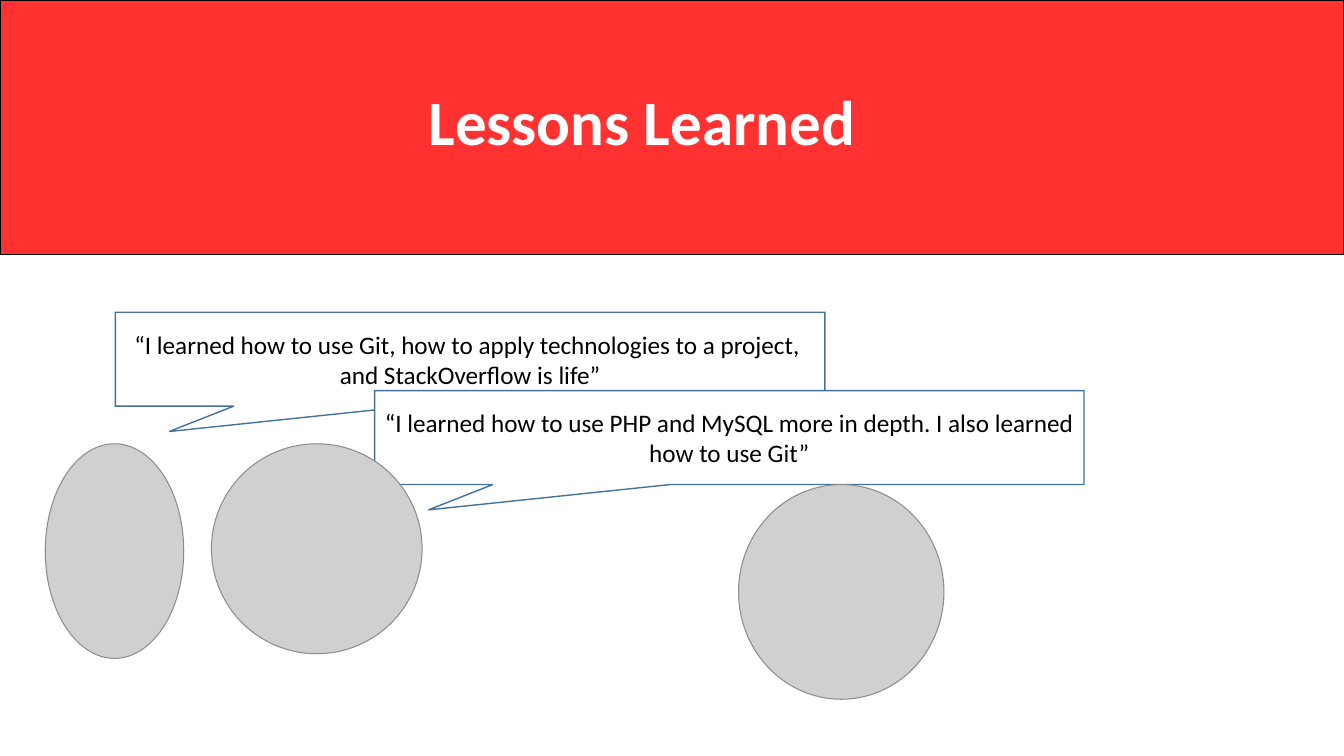
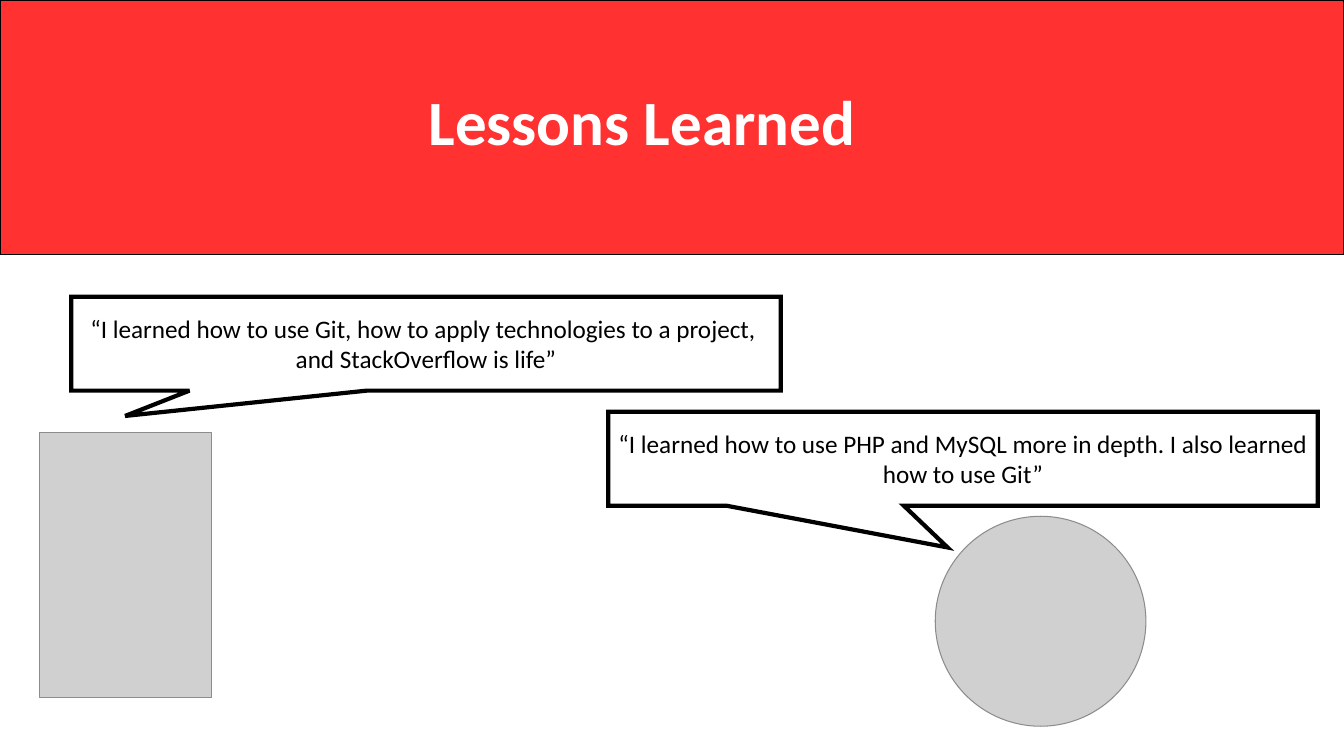
Before and after one commit to CarolynAnn/WebSysGroup4, a slide deck: slide 16 of final_presentation.pptx (slide 17 before the commit). Drawn at 1344x756 pixels with LibreOffice and Linux fonts; fonts in the diff are those of the drawing; grey boxes stand for pictures. Boxes give left, top, right and bottom in pixels: in the first picture for what was removed or moved away, otherwise in the second. Text is boxed around its words. In the diff, an @@ line names an element or a change of style, - is before the commit and + after.

```diff
--- a/final_presentation.pptx
+++ b/final_presentation.pptx
@@ speech box "“I learned how to use ...": place and size @@
-speech box "“I learned how to use ..." at [116, 313, 826, 406]
+speech box "“I learned how to use ..." at [72, 296, 781, 390]
@@ speech box "“I learned how to use ..." at [72, 296, 781, 390]: outline #43739E 1 pt to #000000 3 pt @@
@@ speech box "“I learned how to use ...": place and size @@
-speech box "“I learned how to use ..." at [375, 391, 1085, 485]
+speech box "“I learned how to use ..." at [608, 411, 1318, 505]
@@ speech box "“I learned how to use ..." at [608, 411, 1318, 505]: outline #43739E 1 pt to #000000 3 pt; proportions changed @@
@@ picture: place and size @@
-picture at [45, 444, 184, 658]
+picture at [39, 433, 211, 698]
@@ picture removed at [739, 485, 945, 700] @@
@@ picture: place and size @@
-picture at [212, 444, 422, 653]
+picture at [936, 516, 1146, 726]
```
Also in this commit, not shown: 5 other slides changed, 3 slides added, 3 slides removed.
